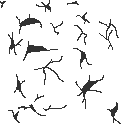
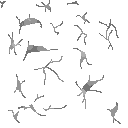
Layers edited between the first and the second (128, 128) image:
painted on "Cracks" over <box>0,0,121,124</box>
